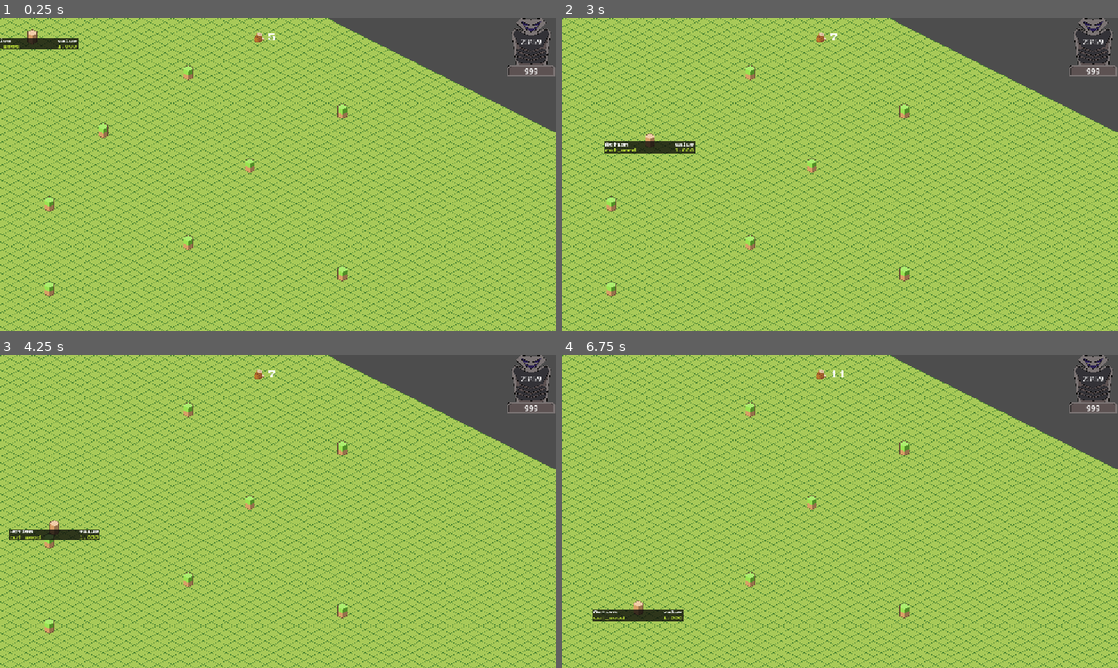
Above: before the commit, frames 1-4 (two rows, left to right).
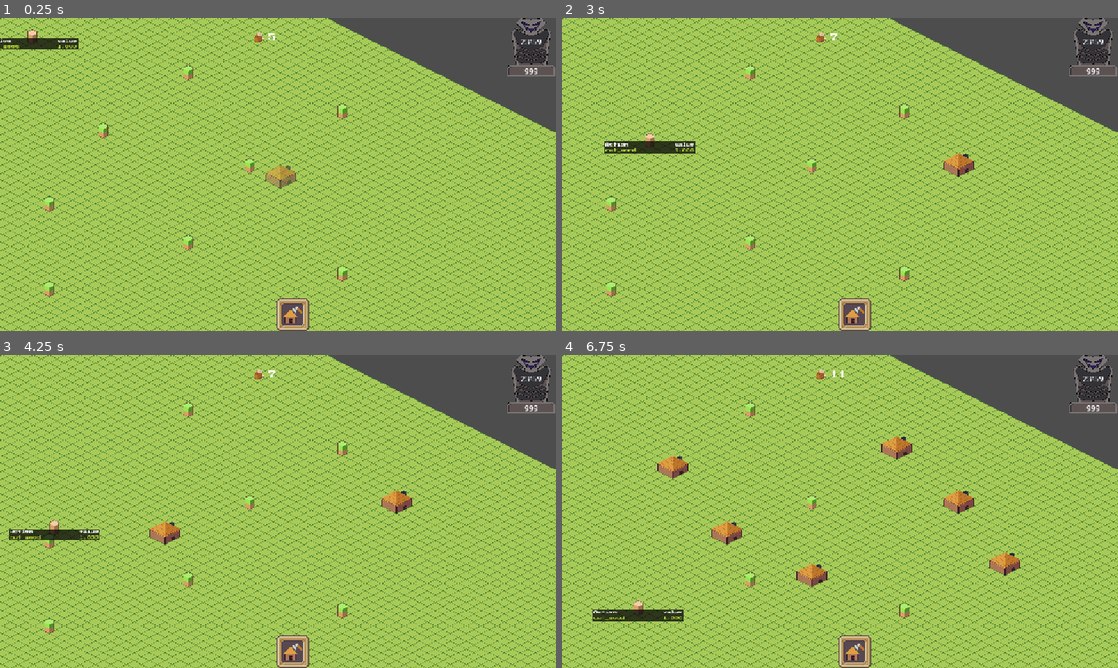
Above: after the commit, the same moments.

Repository: JontanKhuu/Ramen
Game: Godot game, scene res://World/world.tscn
Same seed, same stepped clock (60 frames per second), same inputs: the game is played once before the commit and once after it.
Inputs (mouse positions are in pixels of both pictures, inside the frame that each line leads up to):
- Up to frame 1 (0.25 s): no input
- Up to frame 2 (3 s): click (856, 315) at 0.52 s; click (856, 315) at 1.27 s; click (856, 315) at 2.02 s; tap Enter (ui_accept) at 2.75, 2.85 s; move the mouse to (962, 158) at 2.77 s; click (962, 158) at 2.92 s
- Up to frame 3 (4.25 s): tap Enter (ui_accept) at 3.02, 3.32, 3.6, 3.77, 4.07 s; move the mouse to (166, 527) at 3.52 s; click (166, 527) at 3.67 s
- Up to frame 4 (6.75 s): move the mouse to (895, 442) at 4.27 s; tap Enter (ui_accept) at 4.35, 5.1, 5.27, 5.57, 5.85, 6.02, 6.32, 6.6 s; click (895, 442) at 4.42 s; move the mouse to (812, 574) at 5.02 s; click (812, 574) at 5.17 s; move the mouse to (1006, 558) at 5.77 s; click (1006, 558) at 5.92 s; move the mouse to (673, 464) at 6.52 s; click (673, 464) at 6.67 s

The runs differ from the first frame. In frame 1, 0.9% of the frame differs, in the area x 47-56%, y 47-100%; in frame 2, 0.9%; in frame 3, 1.2%; in frame 4, 2.3%, in the area x 17-83%, y 26-100%.

Commit message:
House sprite placement and stuff, buttons too

Diff:
--- /dev/null
+++ b/Buildings/house.tscn
@@ -0,0 +1,16 @@
+[gd_scene load_steps=3 format=3 uid="uid://b5p4b4qodr5vq"]
+
+[ext_resource type="Texture2D" uid="uid://cg3khy23je2bt" path="res://TileMap/Assets/BuildingHouse.png" id="1_ojg3m"]
+
+[sub_resource type="CircleShape2D" id="CircleShape2D_2kccs"]
+
+[node name="House" type="StaticBody2D"]
+y_sort_enabled = true
+
+[node name="Sprite2D" type="Sprite2D" parent="."]
+texture = ExtResource("1_ojg3m")
+offset = Vector2(0, -8)
+
+[node name="CollisionShape2D" type="CollisionShape2D" parent="."]
+position = Vector2(0, 15)
+shape = SubResource("CircleShape2D_2kccs")
--- a/NPC/Scripts/npc.gd
+++ b/NPC/Scripts/npc.gd
@@ -24,7 +24,6 @@
 
 func _process(delta: float) -> void:
 	_handle_target(delta)
-
 
 func _handle_target(delta: float):
 	if !_target:
@@ -68,7 +67,6 @@
 
 		if dis_to_curTree < dis_to_close:
 			closest = tree
-
 	_target = closest
 
 func cut_wood() -> void:
--- /dev/null
+++ b/TileMap/tile_map.gd
@@ -0,0 +1,30 @@
+extends Node2D
+
+const HOUSE = preload("res://Buildings/house.tscn")
+
+@onready var grass: TileMapLayer = $Grass
+@onready var tree: TileMapLayer = $Tree
+@onready var hover: TileMapLayer = $Hover
+
+var is_building : bool = true
+
+var xdim : int = 2
+var ydim : int = 2
+
+func _process(delta: float) -> void:
+	if is_building:
+		_handle_hover()
+	pass
+
+func _handle_hover() -> void:
+	for cell in hover.get_used_cells():
+		hover.set_cell(cell,-1)
+	var tile = hover.local_to_map(get_global_mouse_position() - Vector2(0,8))
+
+	hover.set_cell(tile,1,Vector2i(0,0))
+
+	if Input.is_action_just_pressed("ui_accept"):
+		var house = HOUSE.instantiate()
+		house.global_position = hover.map_to_local(tile + Vector2i(1,1))
+		get_parent().add_child(house)
+	pass
--- a/TileMap/tile_map.tscn
+++ b/TileMap/tile_map.tscn
@@ -1,7 +1,10 @@
-[gd_scene load_steps=7 format=4 uid="uid://diuxg5omwl2tu"]
+[gd_scene load_steps=13 format=4 uid="uid://diuxg5omwl2tu"]
 
+[ext_resource type="Script" uid="uid://bglqddxhcnin1" path="res://TileMap/tile_map.gd" id="1_i1uvu"]
 [ext_resource type="Texture2D" uid="uid://cmun518ew75th" path="res://TileMap/Assets/tile.png" id="1_u7vds"]
 [ext_resource type="Texture2D" uid="uid://d3rrlxsid1oex" path="res://TileMap/Assets/Tree.png" id="2_ptdic"]
+[ext_resource type="Texture2D" uid="uid://iou72nbgk7rl" path="res://TileMap/Assets/Hover.png" id="4_6c6d2"]
+[ext_resource type="Texture2D" uid="uid://cg3khy23je2bt" path="res://TileMap/Assets/BuildingHouse.png" id="5_4buhr"]
 
 [sub_resource type="TileSetAtlasSource" id="TileSetAtlasSource_ptdic"]
 texture = ExtResource("1_u7vds")
@@ -29,8 +32,30 @@
 tile_size = Vector2i(32, 16)
 sources/0 = SubResource("TileSetAtlasSource_i1uvu")
 
+[sub_resource type="TileSetAtlasSource" id="TileSetAtlasSource_6c6d2"]
+texture = ExtResource("4_6c6d2")
+texture_region_size = Vector2i(32, 32)
+0:0/0 = 0
+0:0/0/texture_origin = Vector2i(0, -8)
+
+[sub_resource type="TileSetAtlasSource" id="TileSetAtlasSource_0pkeh"]
+texture = ExtResource("5_4buhr")
+texture_region_size = Vector2i(64, 64)
+0:0/0 = 0
+0:0/0/texture_origin = Vector2i(0, -8)
+0:0/0/modulate = Color(1, 1, 1, 0.623529)
+
+[sub_resource type="TileSet" id="TileSet_0pkeh"]
+tile_shape = 1
+tile_layout = 5
+tile_offset_axis = 1
+tile_size = Vector2i(32, 16)
+sources/0 = SubResource("TileSetAtlasSource_6c6d2")
+sources/1 = SubResource("TileSetAtlasSource_0pkeh")
+
 [node name="TileMap" type="Node2D" groups=["TILEMAP"]]
 y_sort_enabled = true
+script = ExtResource("1_i1uvu")
 
 [node name="Grass" type="TileMapLayer" parent="."]
 tile_map_data = PackedByteArray("AAAAAP//AAAAAAAAAAD/////AAAAAAAAAAABAP//AAAAAAAAAAACAAAAAAAAAAAAAAAAAAAAAAAAAAAAAAD+/w …(209872 unchanged characters)…
@@ -39,3 +64,6 @@
 [node name="Tree" type="TileMapLayer" parent="."]
 tile_map_data = PackedByteArray("AAAiAAMAAAAAAAAAAAAlACAAAAAAAAAAAAA2AAsAAAAAAAAAAAAUAAgAAAAAAAAAAAAaABUAAAAAAAAAAAAhAPb/AAAAAAAAAAAoABEAAAAAAAAAAAASAPv/AAAAAAAAAAA=")
 tile_set = SubResource("TileSet_6c6d2")
+
+[node name="Hover" type="TileMapLayer" parent="."]
+tile_set = SubResource("TileSet_0pkeh")
--- /dev/null
+++ b/UI/BuildMenu/Script/build_action.gd
@@ -0,0 +1,6 @@
+extends Control
+
+@export var xDimension : int
+@export var yDimension : int
+@export var woodCost : int
+@export var stoneCost : int
--- /dev/null
+++ b/UI/BuildMenu/build_action.tscn
@@ -0,0 +1,35 @@
+[gd_scene load_steps=4 format=3 uid="uid://qxaw4x1rnktp"]
+
+[ext_resource type="Texture2D" uid="uid://dp8su7u866owb" path="res://UI/BuildMenu/Assets/HotkeyBox_34x34.png" id="1_rj5g0"]
+[ext_resource type="Script" uid="uid://ha5ff0qcxchd" path="res://UI/BuildMenu/Script/build_action.gd" id="1_t1kum"]
+[ext_resource type="Texture2D" uid="uid://kdshdbkr7m1u" path="res://UI/BuildMenu/Assets/IconHouseBuild.png" id="2_t1kum"]
+
+[node name="BuildAction" type="Control"]
+custom_minimum_size = Vector2(34, 34)
+layout_mode = 3
+anchors_preset = 0
+script = ExtResource("1_t1kum")
+
+[node name="Sprite2D" type="Sprite2D" parent="."]
+texture = ExtResource("1_rj5g0")
+offset = Vector2(17, 17)
+
+[node name="Button" type="Button" parent="."]
+z_index = 1
+custom_minimum_size = Vector2(20, 20)
+layout_mode = 1
+anchors_preset = 8
+anchor_left = 0.5
+anchor_top = 0.5
+anchor_right = 0.5
+anchor_bottom = 0.5
+offset_left = -14.0
+offset_top = -14.0
+offset_right = 14.0
+offset_bottom = 14.0
+grow_horizontal = 2
+grow_vertical = 2
+icon = ExtResource("2_t1kum")
+flat = true
+icon_alignment = 1
+vertical_icon_alignment = 0
--- a/UI/MainUI/mainUI.tscn
+++ b/UI/MainUI/mainUI.tscn
@@ -1,5 +1,6 @@
-[gd_scene load_steps=3 format=3 uid="uid://dw0nf8qpq5dkg"]
+[gd_scene load_steps=4 format=3 uid="uid://dw0nf8qpq5dkg"]
 
+[ext_resource type="PackedScene" uid="uid://qxaw4x1rnktp" path="res://UI/BuildMenu/build_action.tscn" id="2_t0uvf"]
 [ext_resource type="PackedScene" uid="uid://x0fj4b75fxgn" path="res://UI/Calendar/Calendar.tscn" id="3_kqecl"]
 [ext_resource type="PackedScene" uid="uid://dy750xbw85hp1" path="res://UI/MainUI/resource_tracka.tscn" id="4_lvtto"]
 
@@ -13,7 +14,7 @@
 grow_horizontal = 2
 grow_vertical = 2
 
-[node name="HBoxContainer" type="HBoxContainer" parent="GUI"]
+[node name="Resources" type="HBoxContainer" parent="GUI"]
 custom_minimum_size = Vector2(100, 50)
 layout_mode = 1
 anchors_preset = 5
@@ -25,23 +26,42 @@
 grow_horizontal = 2
 theme_override_constants/separation = 10
 
-[node name="MarginContainer" type="MarginContainer" parent="GUI/HBoxContainer"]
+[node name="WoodBox" type="MarginContainer" parent="GUI/Resources"]
 custom_minimum_size = Vector2(20, 0)
 layout_mode = 2
 theme_override_constants/margin_left = 0
 theme_override_constants/margin_top = 30
 theme_override_constants/margin_right = 0
 
-[node name="ResourceTracka" parent="GUI/HBoxContainer/MarginContainer" instance=ExtResource("4_lvtto")]
+[node name="Wood" parent="GUI/Resources/WoodBox" instance=ExtResource("4_lvtto")]
 layout_mode = 2
 
-[node name="MarginContainer2" type="MarginContainer" parent="GUI/HBoxContainer"]
+[node name="MarginContainer2" type="MarginContainer" parent="GUI/Resources"]
 custom_minimum_size = Vector2(20, 0)
 layout_mode = 2
 theme_override_constants/margin_left = 0
 theme_override_constants/margin_top = 30
 theme_override_constants/margin_right = 0
 
+[node name="BuildingOptions" type="HBoxContainer" parent="GUI"]
+layout_mode = 1
+anchors_preset = 7
+anchor_left = 0.5
+anchor_top = 1.0
+anchor_right = 0.5
+anchor_bottom = 1.0
+offset_left = -30.0
+offset_top = -34.0
+offset_right = 30.0
+grow_horizontal = 2
+grow_vertical = 0
+scale = Vector2(2, 2)
+pivot_offset = Vector2(0, 34)
+alignment = 1
+
+[node name="BuildAction" parent="GUI/BuildingOptions" instance=ExtResource("2_t0uvf")]
+layout_mode = 2
+
 [node name="Calendar" parent="." instance=ExtResource("3_kqecl")]
 offset_left = 0.0
 offset_top = 0.0
--- a/World/world.tscn
+++ b/World/world.tscn
@@ -32,6 +32,7 @@
 metadata/_custom_type_script = "uid://cs3tjofpk4ng3"
 
 [node name="World" type="Node2D"]
+y_sort_enabled = true
 
 [node name="TimeSystem" type="Node" parent="."]
 script = ExtResource("2_3f78f")
--- a/project.godot
+++ b/project.godot
@@ -24,6 +24,10 @@
 window/size/borderless=true
 window/stretch/mode="canvas_items"
 
+[editor]
+
+movie_writer/movie_file="C:/Users/Public/Videos/movie1.avi"
+
 [editor_plugins]
 
 enabled=PackedStringArray("res://addons/utility_ai/plugin.cfg")
Binary file added: TileMap/Assets/BuildingHouse.png
Not shown, changed: TileMap/Assets/BuildingHouse.png.import
Binary file added: TileMap/Assets/Hover.png
Not shown, changed: TileMap/Assets/Hover.png.import
Not shown, added: TileMap/tile_map.gd.uid
Renamed: UI/ResourceTrack/Assets/HotkeyBox_34x34.png -> UI/BuildMenu/Assets/HotkeyBox_34x34.png
Not shown, added: UI/BuildMenu/Assets/HotkeyBox_34x34.png.import
Binary file added: UI/BuildMenu/Assets/IconHouseBuild.png
Not shown, added: UI/BuildMenu/Assets/IconHouseBuild.png.import
Binary file added: UI/BuildMenu/Assets/IconStorageBuild.png
Not shown, added: UI/BuildMenu/Assets/IconStorageBuild.png.import
Renamed: UI/ResourceTrack/Assets/buildingIcons.png -> UI/BuildMenu/Assets/buildingIcons.png
(and 2 more such lines)
